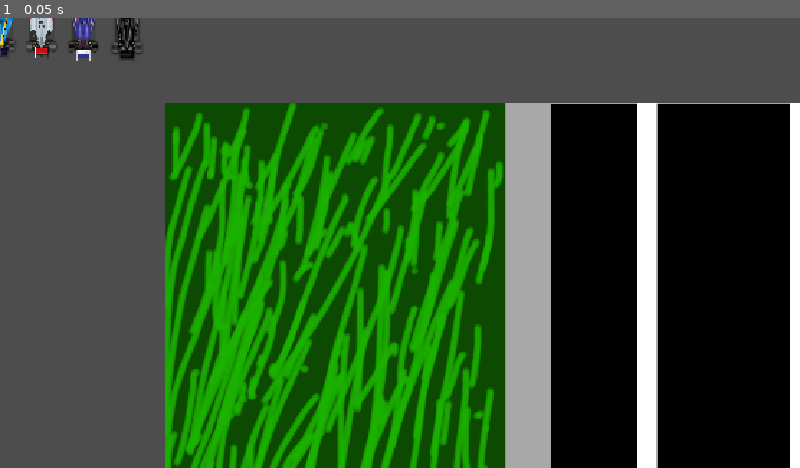
Above: before the commit, frame 1.
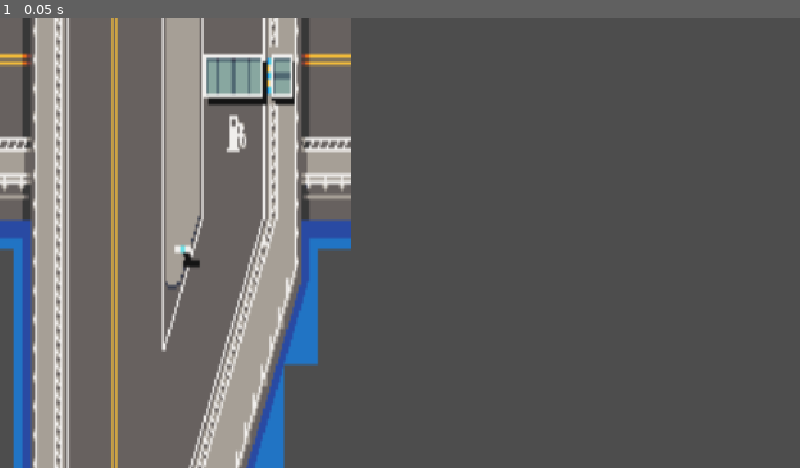
Above: after the commit, the same moment.

Repository: Zaczoozergoodboyrylan/Test007
Game: Godot game, scene res://Game/Game.tscn
Same seed, same stepped clock (60 frames per second), same inputs: the game is played once before the commit and once after it. The project has no main scene, so this scene is started directly.
Inputs:
- Up to frame 1 (0.05 s): no input

The runs differ from the first frame. In frame 1, 88% of the frame differs, in the area x 0-100%, y 0-100%.

Commit message:
Brendantuff Version 1.5
Added track assets

Diff:
--- a/brendantuff-test007/Game/Track.tscn
+++ b/brendantuff-test007/Game/Track.tscn
@@ -1,11 +1,16 @@
 [gd_scene format=3 uid="uid://cg8sur16khodn"]
 
-[ext_resource type="Texture2D" uid="uid://bchrkmypctpkb" path="res://Assets/2026_04_21_0i2_Kleki.png" id="1_ytexg"]
+[ext_resource type="Texture2D" uid="uid://ctjxvks67epk7" path="res://Assets/Highway_gas_station (176 x 352).png" id="1_ymd3j"]
+[ext_resource type="Texture2D" uid="uid://5lnopcuuhn5e" path="res://Assets/Highway_road (96 x 64).png" id="2_2vije"]
 
 [node name="Node2D" type="Node2D" unique_id=941356573]
 
-[node name="TextureRect" type="TextureRect" parent="." unique_id=1553557026]
-offset_left = -1.0
-offset_right = 1648.0
-offset_bottom = 911.0
-texture = ExtResource("1_ytexg")
+[node name="HighwayGasStation(176X352)" type="Sprite2D" parent="." unique_id=231558411]
+position = Vector2(0, 2)
+scale = Vector2(3.0385292, 5.199237)
+texture = ExtResource("1_ymd3j")
+
+[node name="HighwayRoad(96X64)" type="Sprite2D" parent="." unique_id=279145075]
+position = Vector2(-73, -1249.5)
+scale = Vector2(3.039, 10.515624)
+texture = ExtResource("2_2vije")
Binary file removed: brendantuff-test007/Assets/2026_04_21_0i2_Kleki.png
Binary file added: brendantuff-test007/Assets/Desert_details (16 x 16).png
Not shown, changed: brendantuff-test007/Assets/Desert_details (16 x 16).png.import
Binary file added: brendantuff-test007/Assets/Desert_gas_station (128 x 304).png
Not shown, added: brendantuff-test007/Assets/Desert_gas_station (128 x 304).png.import
Binary file added: brendantuff-test007/Assets/Desert_road (64 x 64).png
Not shown, added: brendantuff-test007/Assets/Desert_road (64 x 64).png.import
Binary file added: brendantuff-test007/Assets/Highway_gas_station (176 x 352).png
Not shown, added: brendantuff-test007/Assets/Highway_gas_station (176 x 352).png.import
Binary file added: brendantuff-test007/Assets/Highway_road (96 x 64).png
Not shown, added: brendantuff-test007/Assets/Highway_road (96 x 64).png.import
Binary file added: brendantuff-test007/Assets/Highway_water_animation (16 x 16).png
(and 15 more such lines)
